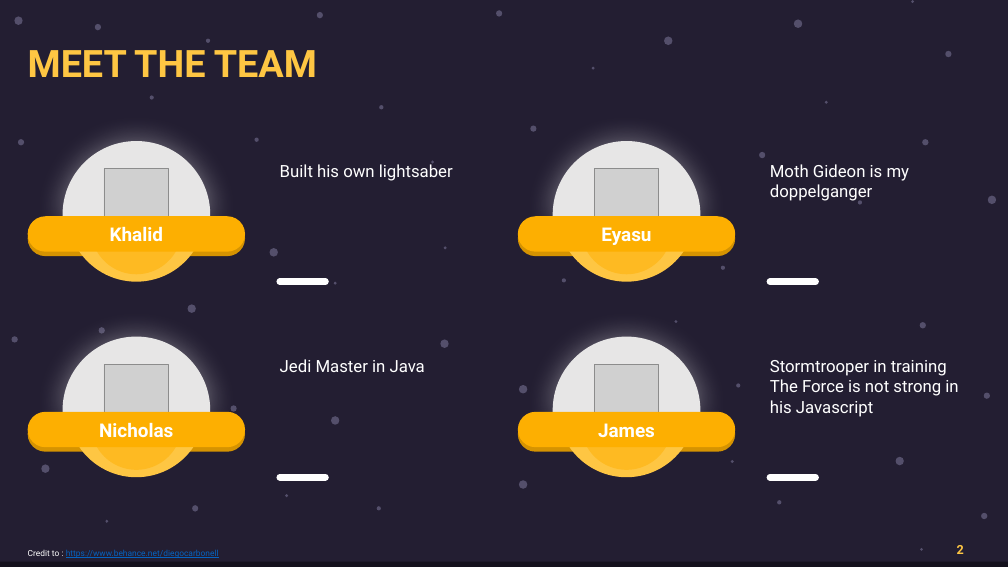
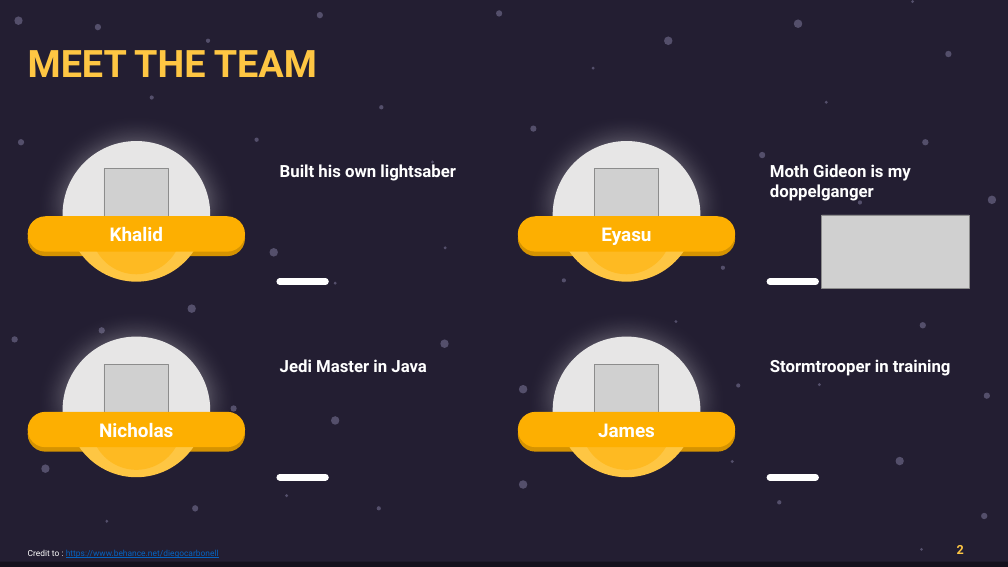
Before and after one commit to JamesForrest87/Project-3, a slide deck: slide 2 of Star_Wars_Powerpoint.pptx. Drawn at 1008x567 pixels with LibreOffice and Linux fonts; fonts in the diff are those of the drawing; grey boxes stand for pictures. Boxes give left, top, right and bottom in pixels: in the first picture for what was removed or moved away, otherwise in the second. Text is boxed around its words. In the diff, an @@ line names an element or a change of style, - is before the commit and + after.

```diff
--- a/Star_Wars_Powerpoint.pptx
+++ b/Star_Wars_Powerpoint.pptx
@@ picture added at box(822, 215, 969, 289) @@
@@ bold on in 4 elements at box(280, 162, 456, 181), box(770, 164, 911, 202), box(280, 359, 427, 372), box(770, 359, 951, 376) @@
@@ text at box(770, 379, 958, 417): paragraph removed @@
-The Force is not strong in his Javascript
```
Also in this commit, not shown: 6 other slides changed.
